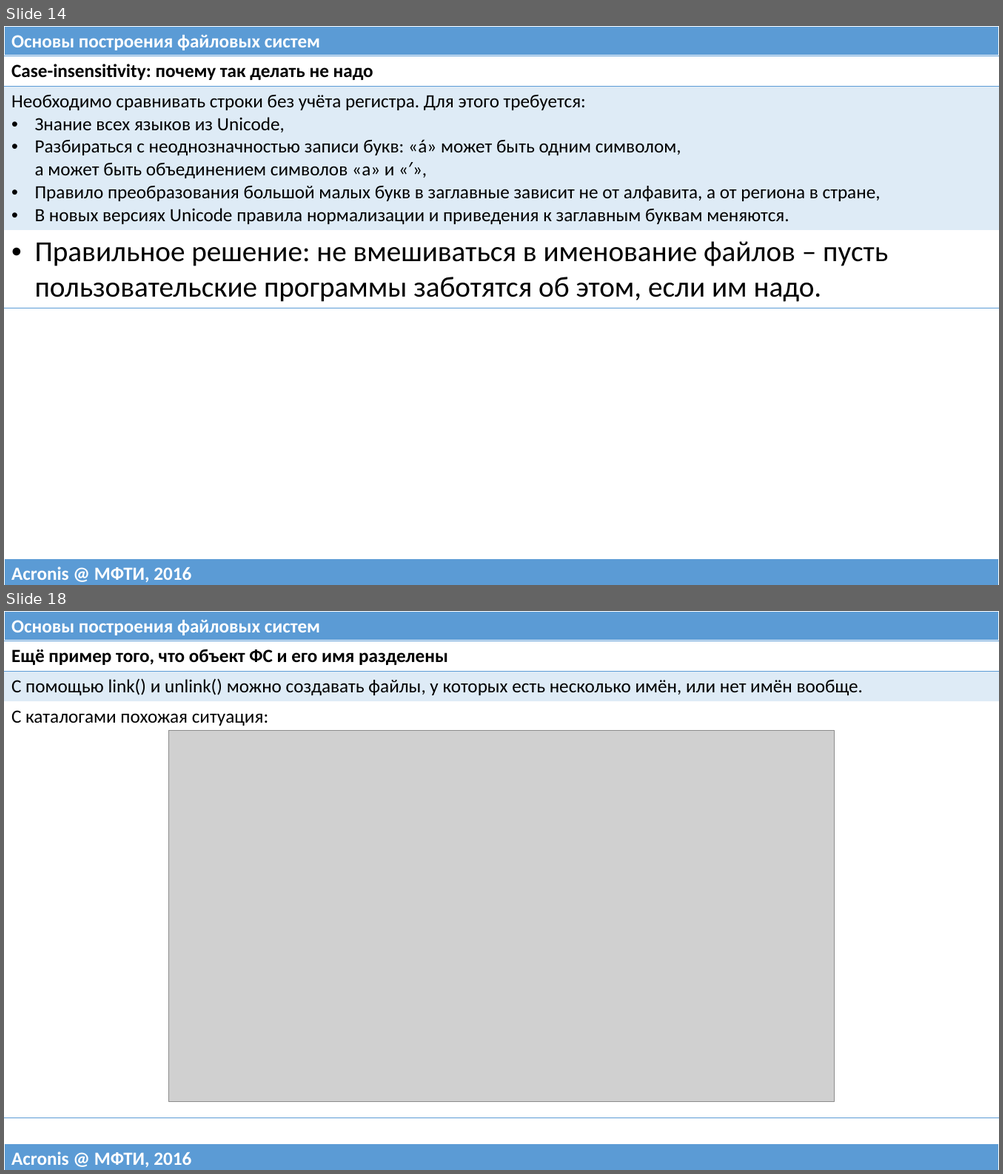
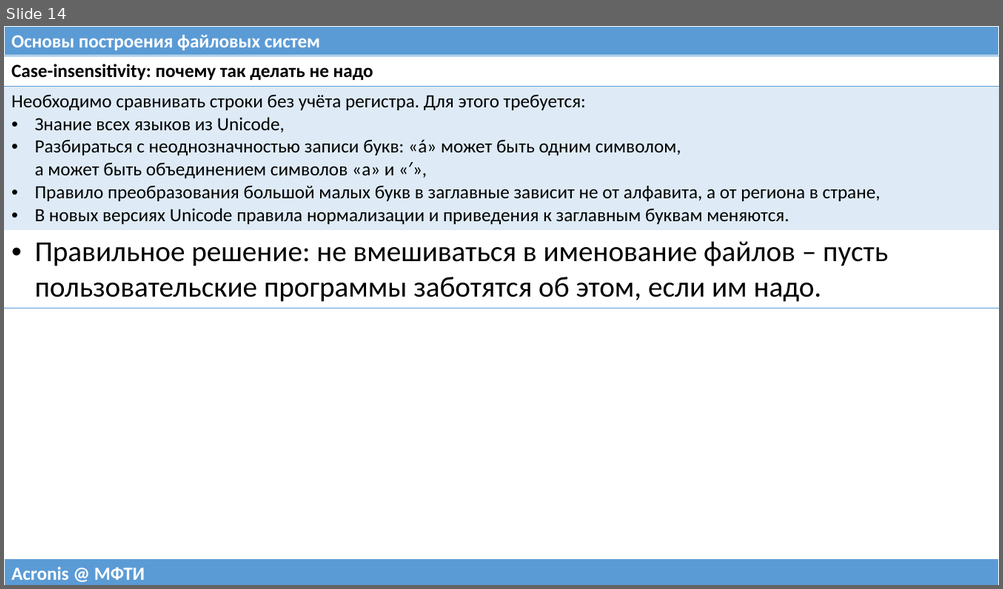
Before and after one commit to 75cc8545e7b021ed280ed0ef99fc7fc4/filesystems-101, a slide deck: talks/src/class01.pptx. Shown one above the other, each under a label of ours: slides 14 and 18 before the commit, slide 14 after it; the slides between them are not shown. The pictures are 1003x1174 and 1003x589 pixels, drawn with LibreOffice and Linux fonts; fonts in the diff are those of the drawing; grey boxes stand for pictures. Boxes give left, top, right and bottom in pixels: in the first picture for what was removed or moved away, otherwise in the second. Text is boxed around its words. In the diff, an @@ line names an element or a change of style, - is before the commit and + after.

```diff
--- a/talks/src/class01.pptx
+++ b/talks/src/class01.pptx
@@ slide 18 removed at [4,611,999,1170], background #FFFFFF @@
@@ table removed at [4,611,999,641], 1 rows, 1 columns @@
-Основы построения файловых систем
@@ table removed at [4,641,999,1111], 3 rows, 1 columns @@
-Ещё пример того, что объект ФС и его имя разделены
-С помощью link() и unlink() можно создавать файлы, у которых есть несколько имён, или нет имён вообще.
-С каталогами похожая ситуация:
@@ picture removed at [169,730,834,1102] @@
@@ table removed at [4,1144,999,1170], 1 rows, 1 columns @@
-Acronis @ МФТИ, 2016
@@ slide 14 changed as well @@
@@ table at [4,559,999,585] @@
-row 1, column 1: Acronis @ МФТИ, 2016
+row 1, column 1: Acronis @ МФТИ
```
Also in this commit, not shown: 13 other slides changed, 13 other slides removed, 3 other files.
